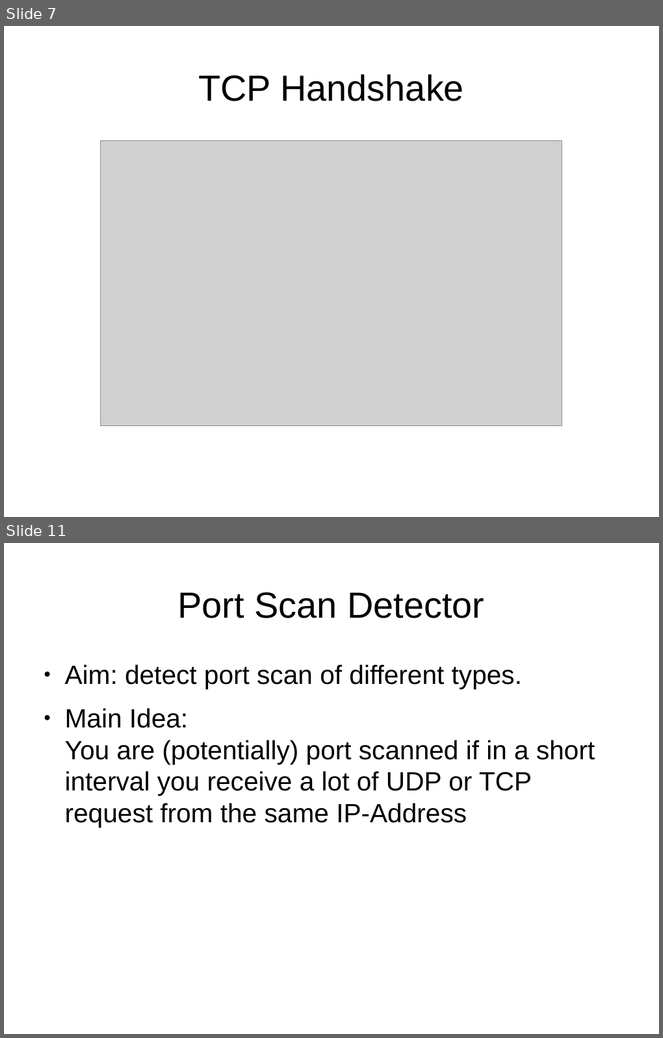
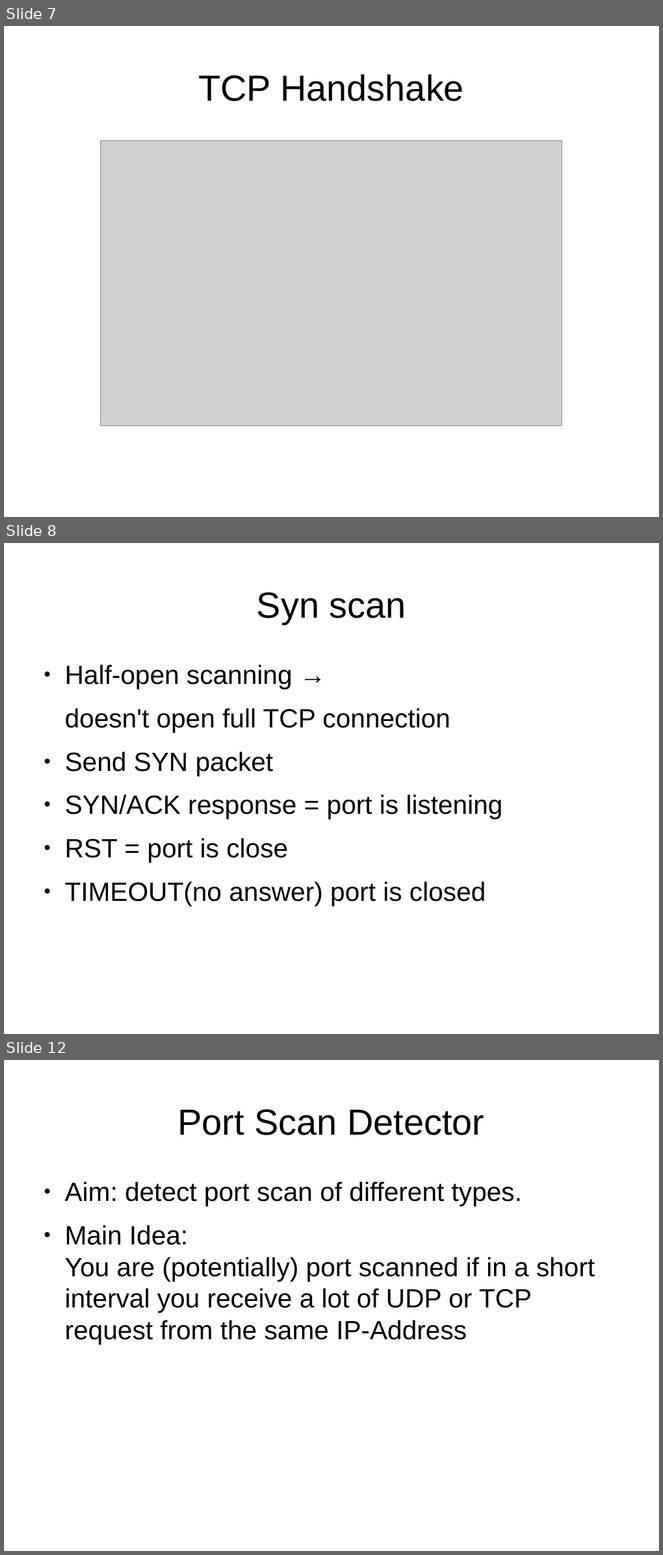
Before and after one commit to herrBez/PortScanner, a slide deck: slides/Untitled 1.odp. Shown one above the other, each under a label of ours: slides 7 and 11 before the commit, slides 7, 8 and 12 after it; the slides between them are not shown. The pictures are 663x1038 and 663x1555 pixels, drawn with LibreOffice and Linux fonts; fonts in the diff are those of the drawing; grey boxes stand for pictures. Boxes give left, top, right and bottom in pixels: in the first picture for what was removed or moved away, otherwise in the second. Text is boxed around its words. In the diff, an @@ line names an element or a change of style, - is before the commit and + after.

```diff
--- a/slides/Untitled 1.odp
+++ b/slides/Untitled 1.odp
@@ slide 8 added at <box>4,543,659,1034</box>, background #FFFFFF @@
@@ title added at <box>257,592,406,624</box>, 44 pt, text #000000 @@
+Syn scan
@@ text added at <box>65,665,503,906</box>, 32 pt, text #000000 @@
+● Half-open scanning →
+doesn't open full TCP connection
+● Send SYN packet
+● SYN/ACK response = port is listening
+● RST = port is close
+● TIMEOUT(no answer) port is closed
@@ what was slide 11 is now slide 12 @@
```
Also in this commit, not shown: 2 slides changed, 3 other slides added, 3 slides removed.
